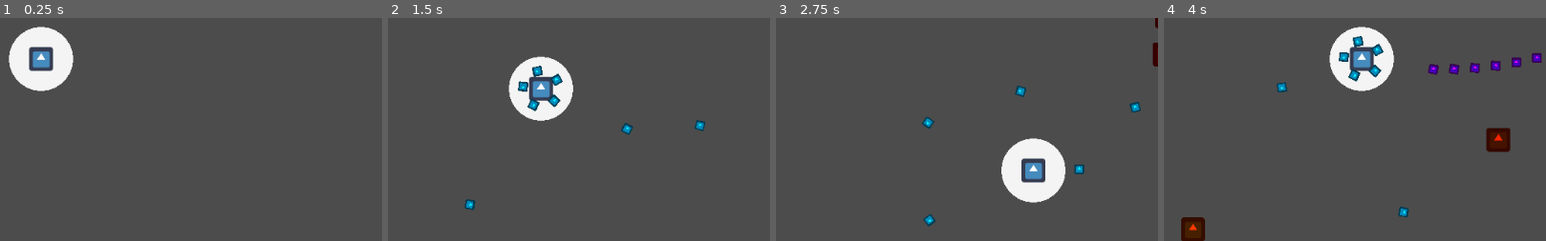
Above: before the commit, frames 1-4 (left to right).
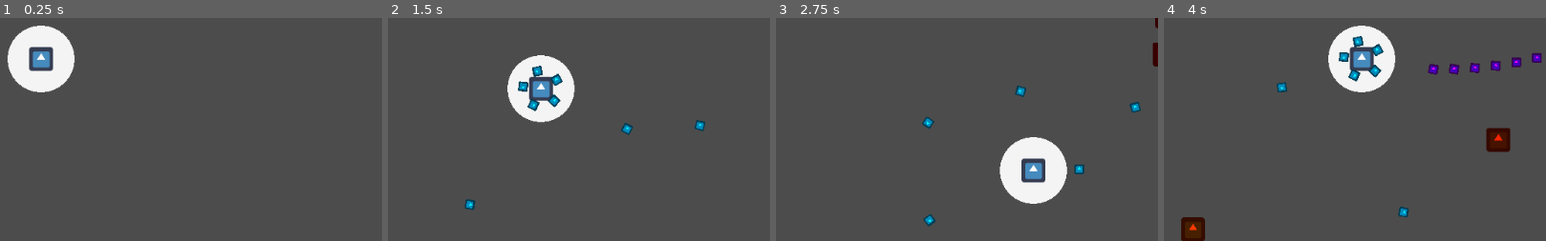
Above: after the commit, the same moments.

Repository: franxz/proto-top-down
Game: Godot game, scene res://scenes/test-map/TestMap.tscn
Two runs of this game, one before a commit and one after it. Both use one fixed random seed, a clock stepped at 60 frames per second and the inputs below. The engine's default icon, where the game draws it, is replaced by a stand-in: a white triangle on a blue panel in a dark square.
Inputs:
- Up to frame 1 (0.25 s): no input
- Up to frame 2 (1.5 s): hold Right (ui_right) 0.53-1.28 s; hold Down (ui_down) from 1.28 s (still down)
- Up to frame 3 (2.75 s): release Down (ui_down) at 2.03 s; hold Right (ui_right) from 2.03 s (still down)
- Up to frame 4 (4 s): release Right (ui_right) at 2.78 s; hold Up (ui_up) 2.78-3.53 s; hold Left (ui_left) from 3.53 s (still down)
The pictures show only the part of the screen within x 45-95%, y 41-91%; the shares and areas given below are measured in that part.

The runs differ from the first frame. In frame 1, 0.5% of the frame differs, in the area x 2-20%, y 3-34%; in frame 2, 0.5%; in frame 3, 0.5%; in frame 4, 0.5%.

Commit message:
Add radius variable to ForceShield

Diff:
--- a/scenes/force-shield/ForceShield.gd
+++ b/scenes/force-shield/ForceShield.gd
@@ -8,9 +8,13 @@
 var max_hp := 25
 var current_hp := max_hp
 var color := Color.whitesmoke
+var radius := 90
+
+onready var shape_node = get_node("CollisionShape2D")
 
 func _ready():
 	connect("body_entered", self, "_on_body_entered")
+	shape_node.shape.radius = radius
 
 
 func _on_body_entered(body: Node):
@@ -30,4 +34,4 @@
 
 
 func _draw():
-	draw_circle(Vector2.ZERO, 86, color)
+	draw_circle(Vector2.ZERO, radius, color)
--- a/scenes/force-shield/ForceShield.tscn
+++ b/scenes/force-shield/ForceShield.tscn
@@ -3,7 +3,6 @@
 [ext_resource path="res://scenes/force-shield/ForceShield.gd" type="Script" id=2]
 
 [sub_resource type="CircleShape2D" id=1]
-radius = 86.0
 
 [node name="ForceShield" type="Area2D"]
 script = ExtResource( 2 )
